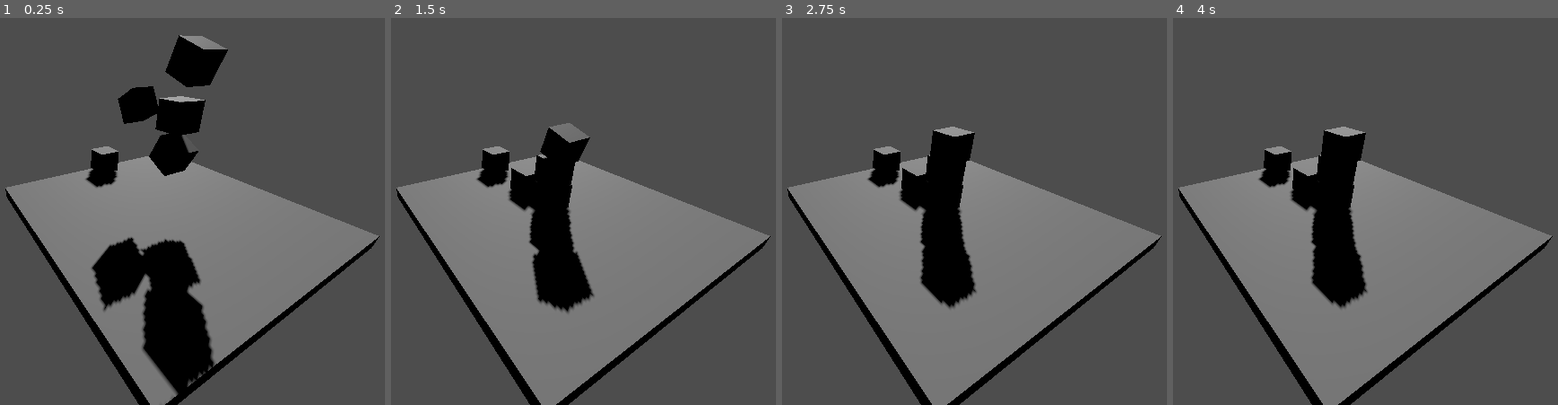
Above: before the commit, frames 1-4 (left to right).
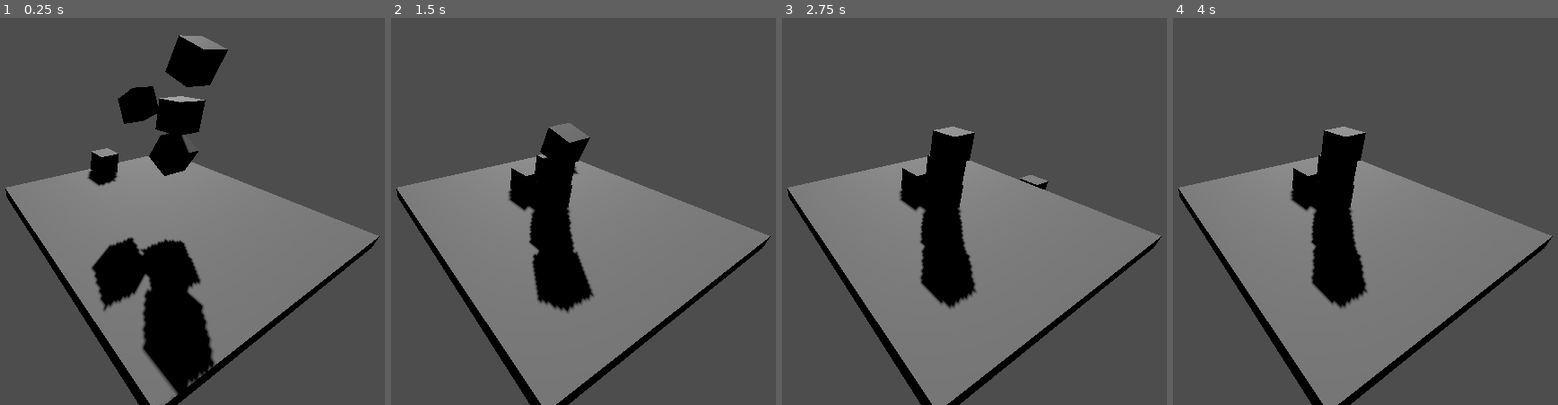
Above: after the commit, the same moments.

Repository: anaktas24/Godot-3D
Game: Godot game, scene res://level1.tscn
Same seed, same stepped clock (60 frames per second), same inputs: the game is played once before the commit and once after it.
Inputs:
- Up to frame 1 (0.25 s): no input
- Up to frame 2 (1.5 s): tap Enter (ui_accept) at 0.5, 0.6, 0.77, 1.07, 1.35 s; hold Right (ui_right) 0.53-1.28 s; hold Down (ui_down) from 1.28 s (still down)
- Up to frame 3 (2.75 s): tap Enter (ui_accept) at 1.52, 1.82, 2.1 s; release Down (ui_down) at 2.03 s; hold Right (ui_right) from 2.03 s (still down)
- Up to frame 4 (4 s): release Right (ui_right) at 2.78 s; hold Up (ui_up) 2.78-3.53 s; tap Enter (ui_accept) at 2.85, 3.02, 3.32, 3.5, 3.6, 3.77 s; hold Left (ui_left) from 3.53 s (still down)

The runs differ from the first frame. In frame 1, 0.2% of the frame differs, in the area x 22-31%, y 33-44%; in frame 2, 0.7%; in frame 3, 0.8%, in the area x 22-70%, y 33-45%; in frame 4, 0.7%.

Commit message:
created player

Diff:
--- /dev/null
+++ b/player.gd
@@ -0,0 +1,31 @@
+extends CharacterBody3D
+
+
+const SPEED = 5.0
+const JUMP_VELOCITY = 4.5
+
+# Get the gravity from the project settings to be synced with RigidBody nodes.
+var gravity = ProjectSettings.get_setting("physics/3d/default_gravity")
+
+
+func _physics_process(delta):
+	# Add the gravity.
+	if not is_on_floor():
+		velocity.y -= gravity * delta
+
+	# Handle jump.
+	if Input.is_action_just_pressed("ui_accept") and is_on_floor():
+		velocity.y = JUMP_VELOCITY
+
+	# Get the input direction and handle the movement/deceleration.
+	# As good practice, you should replace UI actions with custom gameplay actions.
+	var input_dir = Input.get_vector("ui_left", "ui_right", "ui_up", "ui_down")
+	var direction = (transform.basis * Vector3(input_dir.x, 0, input_dir.y)).normalized()
+	if direction:
+		velocity.x = direction.x * SPEED
+		velocity.z = direction.z * SPEED
+	else:
+		velocity.x = move_toward(velocity.x, 0, SPEED)
+		velocity.z = move_toward(velocity.z, 0, SPEED)
+
+	move_and_slide()
--- a/player.tscn
+++ b/player.tscn
@@ -1,10 +1,13 @@
-[gd_scene load_steps=3 format=3 uid="uid://cbdq1b2onngqr"]
+[gd_scene load_steps=4 format=3 uid="uid://cbdq1b2onngqr"]
+
+[ext_resource type="Script" path="res://player.gd" id="1_3lv7v"]
 
 [sub_resource type="BoxMesh" id="BoxMesh_0a6ba"]
 
 [sub_resource type="BoxShape3D" id="BoxShape3D_eewtp"]
 
 [node name="Player" type="CharacterBody3D"]
+script = ExtResource("1_3lv7v")
 
 [node name="MeshInstance3D" type="MeshInstance3D" parent="."]
 mesh = SubResource("BoxMesh_0a6ba")
